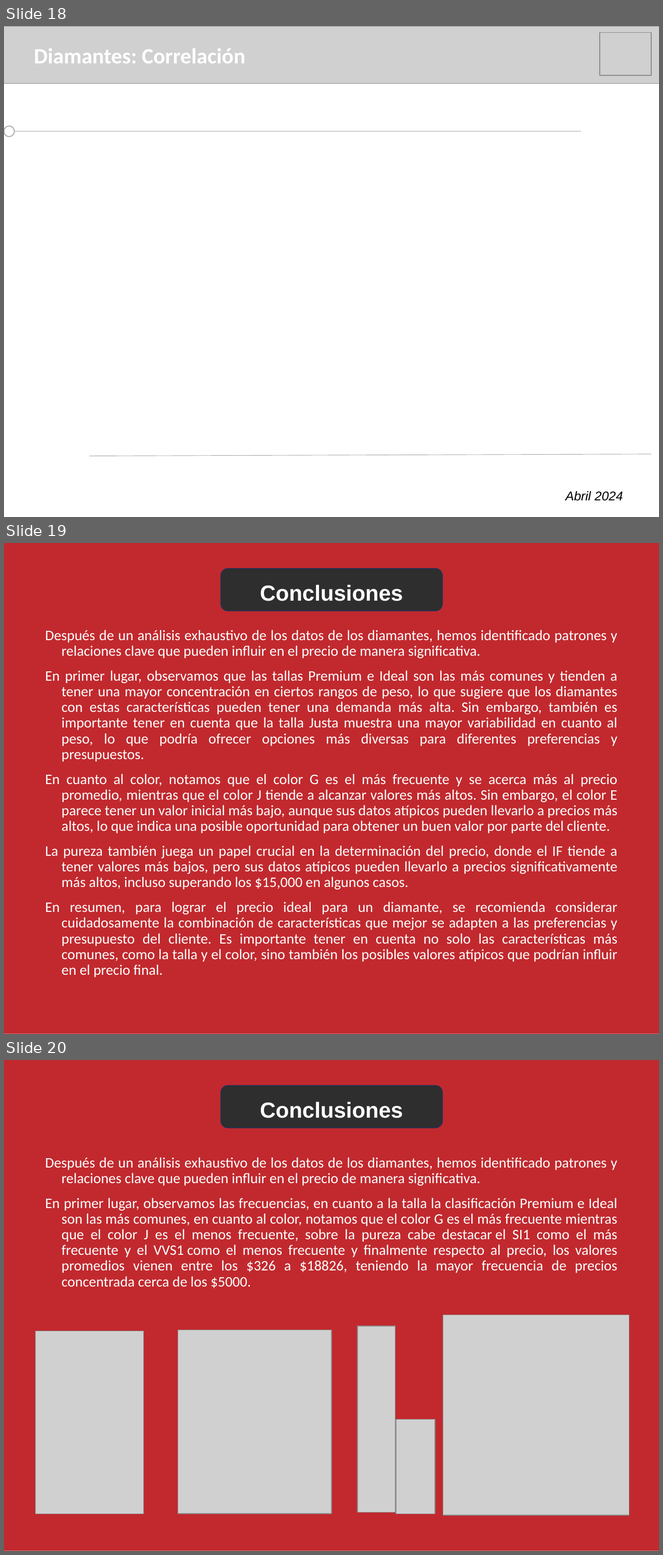
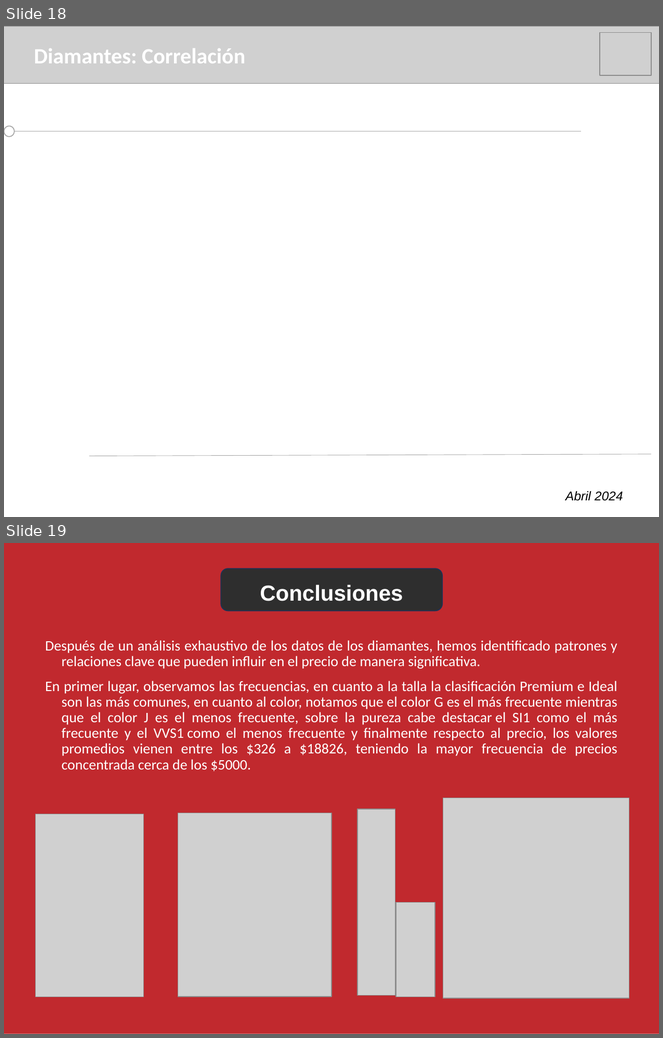
Before and after one commit to IgnGGA/grupo9, a slide deck: presentación/presentacionMineriaDeDatos.pptx. Shown one above the other, each under a label of ours: slides 18, 19 and 20 before the commit, slides 18 and 19 after it. The pictures are 663x1555 and 663x1038 pixels, drawn with LibreOffice and Linux fonts; fonts in the diff are those of the drawing; grey boxes stand for pictures. Boxes give left, top, right and bottom in pixels: in the first picture for what was removed or moved away, otherwise in the second. Text is boxed around its words. In the diff, an @@ line names an element or a change of style, - is before the commit and + after.

```diff
--- a/presentación/presentacionMineriaDeDatos.pptx
+++ b/presentación/presentacionMineriaDeDatos.pptx
@@ slide 19 removed at box(4, 543, 659, 1034), background #FFFFFF @@
@@ rectangle removed at box(4, 543, 659, 1034) @@
@@ rounded rectangle removed at box(221, 568, 442, 611) @@
@@ text removed at box(260, 585, 403, 601) @@
-Conclusiones
@@ text removed at box(45, 630, 618, 978) @@
-Después de un análisis exhaustivo de los datos de los diamantes, hemos identificado patrones y relaciones clave que pueden influir en el precio de manera significativa.
-En primer lugar, observamos que las tallas Premium e Ideal son las más comunes y tienden a tener una mayor concentración en ciertos rangos de peso, lo que sugiere que los diamantes con estas características pueden tener una demanda más alta. Sin embargo, también es importante tener en cuenta que la talla Justa muestra una mayor variabilidad en cuanto al peso, lo que podría ofrecer opciones más diversas para diferentes preferencias y presupuestos.
-En cuanto al color, notamos que el color G es el más frecuente y se acerca más al precio promedio, mientras que el color J tiende a alcanzar valores más altos. Sin embargo, el color E parece tener un valor inicial más bajo, aunque sus datos atípicos pueden llevarlo a precios más altos, lo que indica una posible oportunidad para obtener un buen valor por parte del cliente.
-La pureza también juega un papel crucial en la determinación del precio, donde el IF tiende a tener valores más bajos, pero sus datos atípicos pueden llevarlo a precios significativamente más altos, incluso superando los $15,000 en algunos casos.
-En resumen, para lograr el precio ideal para un diamante, se recomienda considerar cuidadosamente la combinación de características que mejor se adapten a las preferencias y presupuesto del cliente. Es importante tener en cuenta no solo las características más comunes, como la talla y el color, sino también los posibles valores atípicos que podrían influir en el precio final.
@@ what was slide 20 is now slide 19 @@
```
Also in this commit, not shown: 5 other files.
